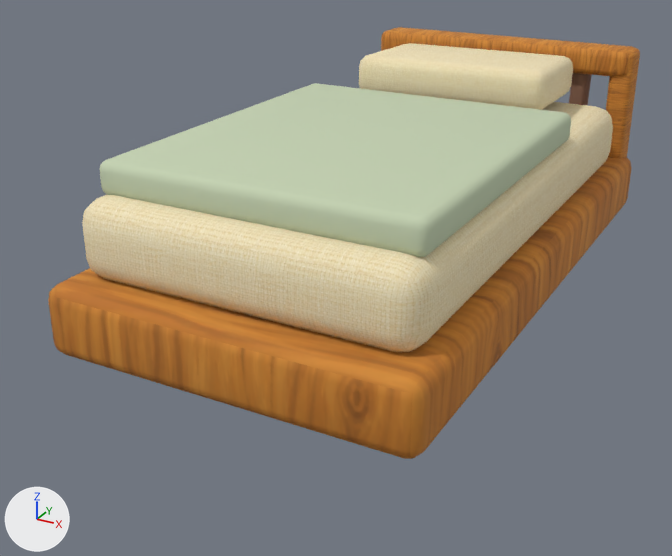
The glTF model public/models/furniture/single-bed.glb: old version first, new version second.
One viewpoint serves both versions: a camera (50 mm lens) standing at (1.11, -2.36, 1.24) and looking at (-0.1, -0.16, 0.14). Every picture has the same lights, and +X, +Y and +Z are marked at lower left. The older version comes first. Vertices at exactly the same position are counted once.

Names of what the first picture shows: 'single-bed'.
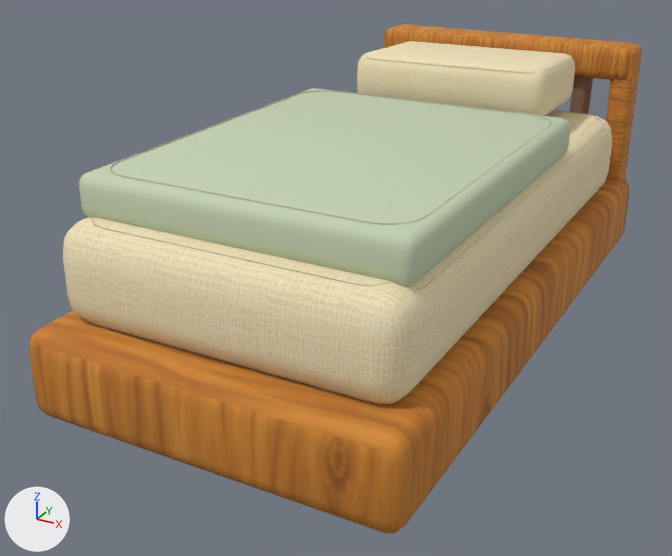
The change in detail:
Material 'joinery-aged-brass' (mat_joinery_aged_brass) is new.
Its base color is (0.41, 0.29, 0.13) (brown #ac9365).
Its metallic is 0.35.
Its roughness is 0.66.
Material 'tailored-tone-on-tone-stitch' (mat_tailored_tone_on_tone_stitch) is new.
Its base color is (0.46, 0.49, 0.34) (grey #b5ba9e).
Its roughness is 0.99.
Material 'ceramic-fitting-detail' (mat_ceramic_fitting_detail) is new.
Its base color is (0.8, 0.81, 0.73) (white #e7e8de).
Its roughness is 0.55.
me_cube_066 is used by ob_single_bed; location (0.0, 0.0, 0.23).
me_cube_066 had 1056 vertices, 2068 faces and spanned x -0.5..0.5, y -0.92..0.97, z -0.09..0.46.
me_cube_066 now has 2070 vertices, 3980 faces and spans x -0.5..0.5, y -1.0..1.0, z 0.0..0.7.
me_cube_066 part 1: the loose piece of 96 vertices spanning x -0.5..0.5, y -0.92..0.92, z -0.09..0.09 is scaled about its middle by (1, 1.06, 1.26), then moved by (0.0, -0.03, 0.12).
me_cube_066 part 2: the loose piece of 96 vertices spanning x -0.47..-0.39, y 0.84..0.96, z -0.09..0.46 is scaled about its middle by (1, 1.06, 1.26), then moved by (0.0, 0.03, 0.17).
me_cube_066 part 3: the loose piece of 96 vertices spanning x 0.39..0.47, y 0.84..0.96, z -0.09..0.46 is scaled about its middle by (1, 1.06, 1.26), then moved by (0.0, 0.03, 0.17).
me_cube_066 part 4: the loose piece of 96 vertices spanning x -0.46..0.46, y 0.83..0.97, z 0.37..0.46 is scaled about its middle by (1, 1.06, 1.26), then moved by (0.0, 0.03, 0.23).
me_cube_066 part 5: the loose piece of 96 vertices spanning x -0.46..0.46, y -0.84..0.78, z 0.08..0.29 is scaled about its middle by (1, 1.06, 1.26), then moved by (0.0, -0.03, 0.17).
me_cube_066 part 6: the loose piece of 96 vertices spanning x -0.32..0.32, y 0.33..0.75, z 0.32..0.46 is scaled about its middle by (1.01, 1.06, 1.26), then moved by (0.0, 0.0, 0.22).
me_cube_066 part 7: the loose piece of 96 vertices spanning x -0.43..0.43, y -0.76..0.28, z 0.28..0.38 is scaled about its middle by (1.01, 1.06, 1.26), then moved by (0.0, -0.04, 0.2).
me_cube_066 part 8: the loose piece of 96 vertices spanning x 0.25..0.32, y 0.86..0.94, z 0.05..0.38 is scaled about its middle by (1, 1.06, 1.26), then moved by (0.0, 0.03, 0.18).
me_cube_066 part 9: 1014 vertices added at x -0.44..0.44, y -0.9..0.89, z 0.23..0.7.
Other edits to the shape of me_cube_066 do not show in these pictures.
me_cube_066 gains material mat_tailored_tone_on_tone_stitch (grey #b5ba9e).
me_cube_066 gains material mat_ceramic_fitting_detail (white #e7e8de).
me_cube_066 gains material mat_joinery_aged_brass (brown #ac9365).
Object 'single-bed' (ob_single_bed) moves from (0.0, 0.0, 0.23) to (0.0, 0.0, 0.0).

Changed parts and their boxes [x1, y1, x2, y2] in the pictures (672 x 556 px; the box of a moved part takes in the faces that stretch with it):
'single-bed', reshaped, moved (18% taller): before [48, 27, 640, 459]; after [29, 24, 642, 533]
part 1 of me_cube_066, moved or reshaped: before [48, 157, 631, 459]; after [29, 179, 630, 533]
part 2 of me_cube_066, moved or reshaped (mostly hidden): before [381, 28, 395, 51]; after [384, 28, 389, 48]
part 3 of me_cube_066, moved or reshaped: before [606, 48, 640, 158]; after [606, 44, 642, 180]
part 4 of me_cube_066, moved or reshaped: before [382, 27, 635, 77]; after [385, 24, 636, 80]
part 5 of me_cube_066, moved or reshaped: before [82, 102, 613, 352]; after [63, 111, 612, 404]
part 6 of me_cube_066, moved or reshaped: before [359, 43, 573, 110]; after [357, 41, 575, 116]
part 7 of me_cube_066, moved or reshaped: before [100, 83, 571, 257]; after [79, 88, 570, 286]
part 8 of me_cube_066, moved or reshaped: before [569, 73, 591, 105]; after [570, 76, 593, 114]
part 9 of me_cube_066, added: after [90, 54, 621, 401]
